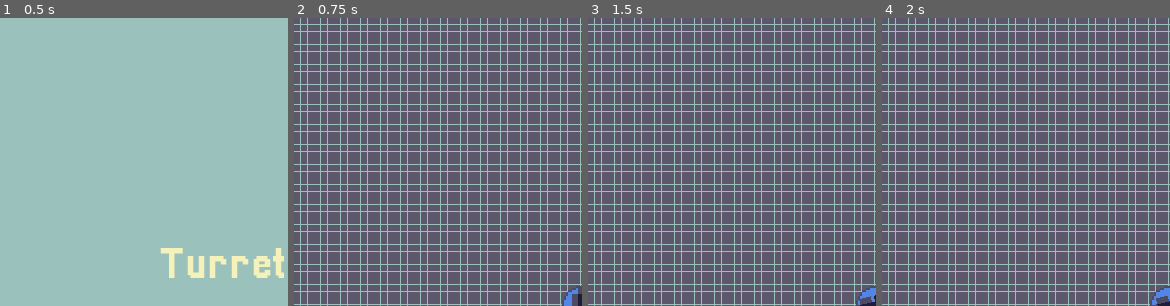
Above: before the commit, frames 1-4 (left to right).
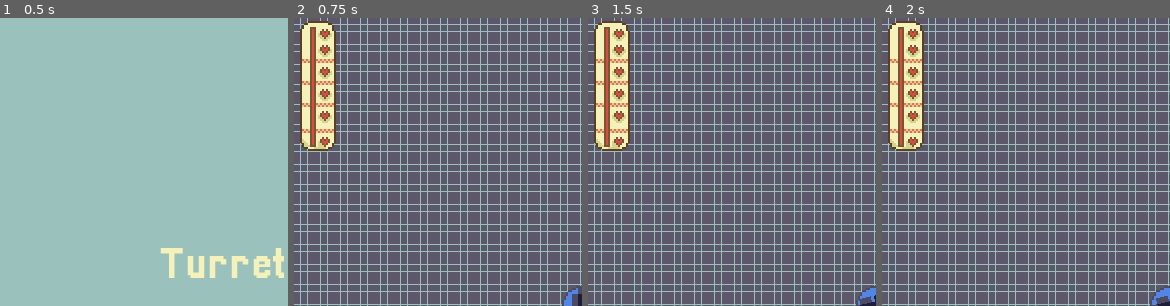
Above: after the commit, the same moments.

Repository: MARIUCHINAS/Turrets-Bluff
Game: Godot game, scene res://Scenes/main.tscn
Two runs of this game, one before a commit and one after it. Both use one fixed random seed, a clock stepped at 60 frames per second and the inputs below.
Inputs (mouse positions are % of the whole screen's width and height, from its top left):
- Up to frame 1 (0.5 s): no input
- Up to frame 2 (0.75 s): click "Start Game" at 0.5 s
- Up to frame 3 (1.5 s): move the mouse to (72, 45) at 1.27 s; click (72, 45) at 1.35 s
- Up to frame 4 (2 s): no input
The pictures show only the part of the screen within x 0-50%, y 0-50%; the shares and areas given below are measured in that part.

Frame 1 is identical in both runs. In frame 2, 5.5% of the frame differs, in the area x 2-15%, y 1-47%; in frame 3, 5.5%; in frame 4, 5.5%.

Commit message:
Health and Zombies

Diff:
--- /dev/null
+++ b/Scenes/health_bar.tscn
@@ -0,0 +1,43 @@
+[gd_scene load_steps=8 format=3 uid="uid://dv88fc8miphr7"]
+
+[ext_resource type="Script" path="res://Scripts/health_bar.gd" id="1_juam0"]
+[ext_resource type="Texture2D" uid="uid://d308p5f4nn0eh" path="res://Art/TurretBluffTileSet.png" id="1_n2g7n"]
+
+[sub_resource type="StyleBoxFlat" id="StyleBoxFlat_6pbnn"]
+bg_color = Color(0, 0, 0, 1)
+
+[sub_resource type="StyleBoxFlat" id="StyleBoxFlat_w3umq"]
+bg_color = Color(0.854902, 0.298039, 0.243137, 1)
+
+[sub_resource type="Theme" id="Theme_tyg1w"]
+ProgressBar/styles/background = SubResource("StyleBoxFlat_6pbnn")
+ProgressBar/styles/fill = SubResource("StyleBoxFlat_w3umq")
+
+[sub_resource type="AtlasTexture" id="AtlasTexture_yakef"]
+atlas = ExtResource("1_n2g7n")
+region = Rect2(0, 84, 20, 67)
+
+[sub_resource type="SpriteFrames" id="SpriteFrames_olj6x"]
+animations = [{
+"frames": [{
+"duration": 1.0,
+"texture": SubResource("AtlasTexture_yakef")
+}],
+"loop": true,
+"name": &"default",
+"speed": 5.0
+}]
+
+[node name="HealthBar" type="ProgressBar"]
+texture_filter = 1
+offset_right = 10.0
+offset_bottom = 63.0
+theme = SubResource("Theme_tyg1w")
+value = 100.0
+fill_mode = 3
+show_percentage = false
+script = ExtResource("1_juam0")
+
+[node name="AnimatedSprite2D" type="AnimatedSprite2D" parent="."]
+position = Vector2(6, 31.2113)
+sprite_frames = SubResource("SpriteFrames_olj6x")
--- a/Scenes/hud.tscn
+++ b/Scenes/hud.tscn
@@ -1,7 +1,8 @@
-[gd_scene load_steps=5 format=3 uid="uid://chceaf8tkfpsq"]
+[gd_scene load_steps=6 format=3 uid="uid://chceaf8tkfpsq"]
 
 [ext_resource type="FontFile" uid="uid://bbpgvbh3ux6wl" path="res://Fonts/Pixellari.ttf" id="1_csxf1"]
 [ext_resource type="Script" path="res://Scripts/hud.gd" id="1_t8sry"]
+[ext_resource type="PackedScene" uid="uid://dv88fc8miphr7" path="res://Scenes/health_bar.tscn" id="3_5fy4m"]
 
 [sub_resource type="FontVariation" id="FontVariation_nbjf2"]
 base_font = ExtResource("1_csxf1")
@@ -58,4 +59,11 @@
 theme_override_font_sizes/font_size = 44
 text = "Turrets Bluff"
 
+[node name="HealthBar" parent="." instance=ExtResource("3_5fy4m")]
+offset_left = 14.0
+offset_top = 4.0
+offset_right = 24.0
+offset_bottom = 67.0
+scale = Vector2(2, 2)
+
 [connection signal="button_up" from="StartButton" to="." method="_on_start_button_button_up"]
--- a/Scenes/main.tscn
+++ b/Scenes/main.tscn
@@ -24,6 +24,12 @@
 tile_size = Vector2i(20, 20)
 sources/0 = SubResource("TileSetAtlasSource_s3pxf")
 
+[sub_resource type="Curve2D" id="Curve2D_00yaa"]
+_data = {
+"points": PackedVector2Array(0, 0, 0, 0, 0, 0, 0, 0, 0, 0, 576, 0, 0, 0, 0, 0, 576, 576, 0, 0, 0, 0, 0, 576, 0, 0, 0, 0, 0, 0)
+}
+point_count = 5
+
 [node name="Main" type="Node"]
 script = ExtResource("1_chxui")
 BulletScene = ExtResource("2_e4ble")
@@ -47,6 +53,11 @@
 [node name="Zombie" parent="." instance=ExtResource("7_d2nnh")]
 position = Vector2(624, 608)
 
+[node name="ZombieSpawnPath2D" type="Path2D" parent="."]
+curve = SubResource("Curve2D_00yaa")
+
+[node name="ZombieSpawnPathFollow2D" type="PathFollow2D" parent="ZombieSpawnPath2D"]
+
 [connection signal="body_entered" from="Pad" to="." method="_on_pad_body_entered"]
 [connection signal="game_started" from="HUD" to="." method="_on_hud_game_started"]
 [connection signal="game_started" from="HUD" to="Player" method="_on_hud_game_started"]
--- /dev/null
+++ b/Scripts/health_bar.gd
@@ -0,0 +1,11 @@
+extends ProgressBar
+
+
+# Called when the node enters the scene tree for the first time.
+func _ready():
+	pass # Replace with function body.
+
+
+# Called every frame. 'delta' is the elapsed time since the previous frame.
+func _process(delta):
+	value=get_parent().health
--- a/Scripts/hud.gd
+++ b/Scripts/hud.gd
@@ -2,21 +2,29 @@
 
 signal game_started
 
-var health = 5.000
+var health = 100
 
 # Called when the node enters the scene tree for the first time.
 func _ready():
-	pass # Replace with function body.
+	$HealthBar.hide()
 
 func hide_stuff():
-	for i in get_children():
-		i.hide()
+	$BackGroundColorRect.hide()
+	$StartButton.hide()
+	$GameNameLabel.hide()
+
+func show_stuff():
+	$HealthBar.show()
 
 # Called every frame. 'delta' is the elapsed time since the previous frame.
 func _process(delta):
 	pass
 
+func _physics_process(delta):
+	pass
+
 
 func _on_start_button_button_up():
 	hide_stuff()
+	show_stuff()
 	emit_signal("game_started")
--- a/Scripts/main.gd
+++ b/Scripts/main.gd
@@ -34,3 +34,5 @@
 func _on_pad_body_entered(body):
 	if body.RealName == "Zombie":
 		body.queue_free()
+		$HUD.health -= 20
+		print("Heath ", $HUD/HealthBar.value)
Not shown: 1 places in Scenes/main.tscn that only renumber resources
